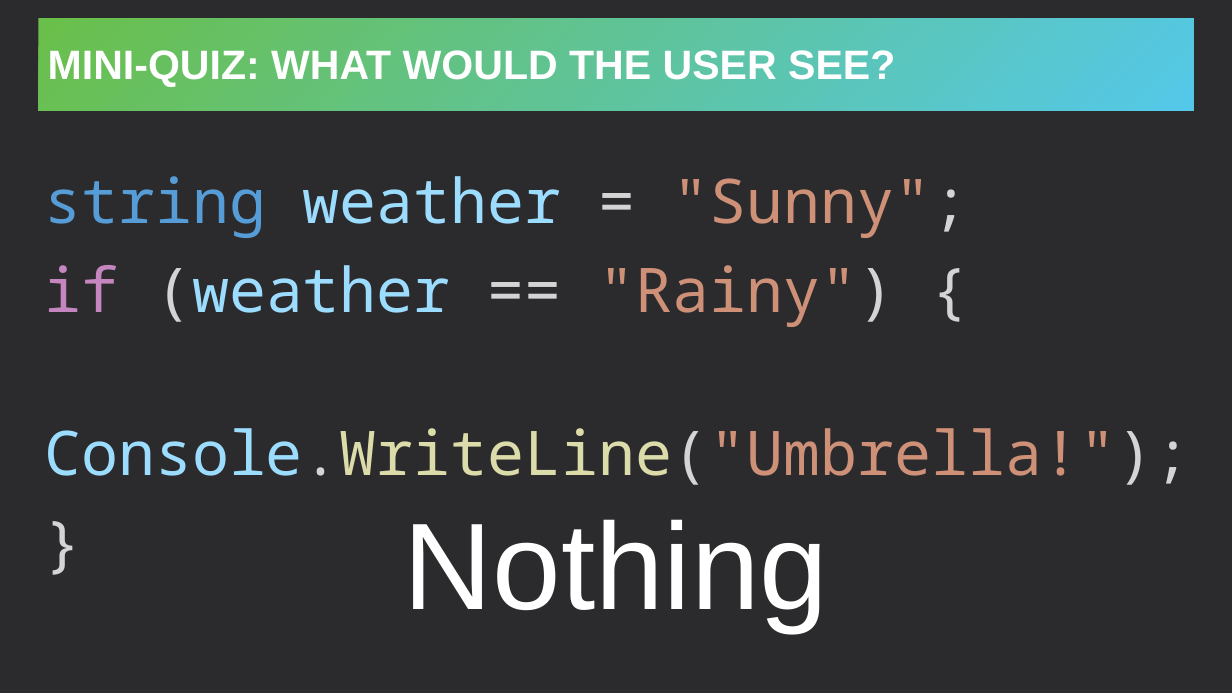
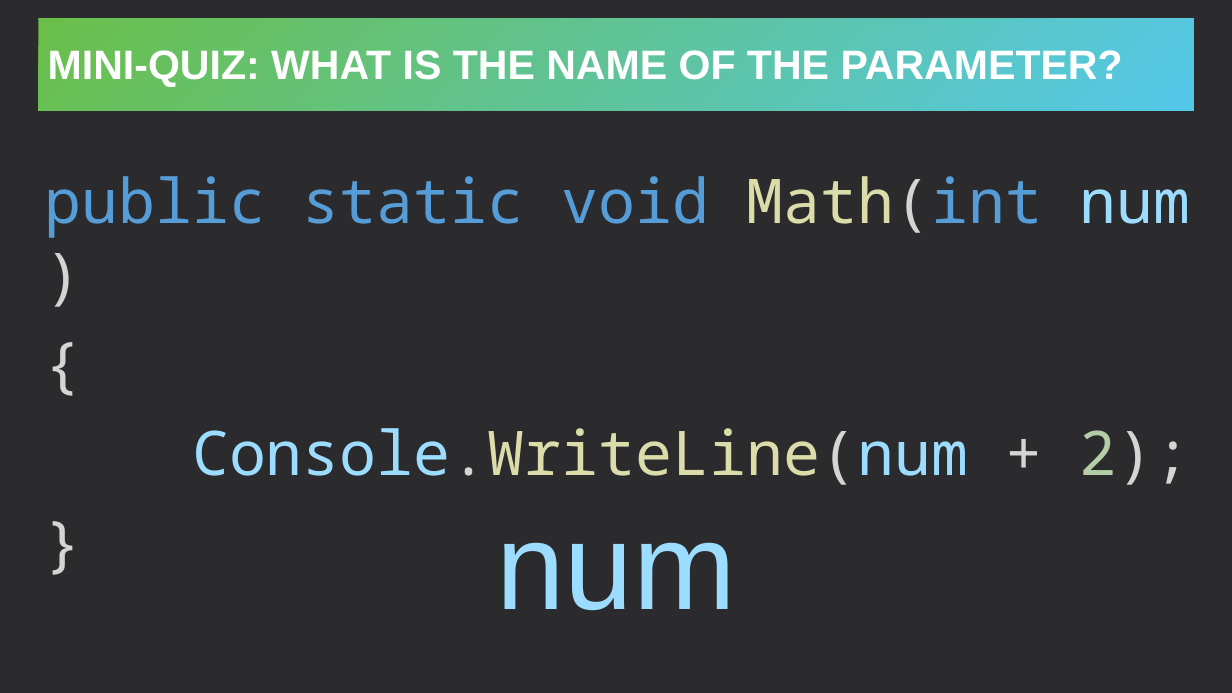
Before and after one commit to hytechclub/cs-101, a slide deck: slide 9 of MethodParameters/MethodParameters.pptx (slide 17 before the commit). Drawn at 1232x693 pixels with LibreOffice and Linux fonts; fonts in the diff are those of the drawing. Boxes give left, top, right and bottom in pixels: in the first picture for what was removed or moved away, otherwise in the second. Text is boxed around its words. In the diff, an @@ line names an element or a change of style, - is before the commit and + after.

```diff
--- a/MethodParameters/MethodParameters.pptx
+++ b/MethodParameters/MethodParameters.pptx
@@ title at [48, 50, 1123, 87]: text changed @@
-MINI-QUIZ: WHAT WOULD THE USER SEE?
+MINI-QUIZ: WHAT IS THE NAME OF THE PARAMETER?
@@ text at [44, 176, 1190, 485]: text changed; text colour #CE9178 to #569CD6 @@
-string weather = "Sunny";
-if (weather == "Rainy") {
-Console.WriteLine("Umbrella!");
+public static void Math(int num)
+{
+Console.WriteLine(num + 2);
@@ text at [496, 542, 736, 610]: text changed; text colour #FFFFFF to #9CDCFE @@
-Nothing
+num
```
Also in this commit, not shown: 1 other slide changed, 7 slides added, 19 slides removed, 4 other files.
